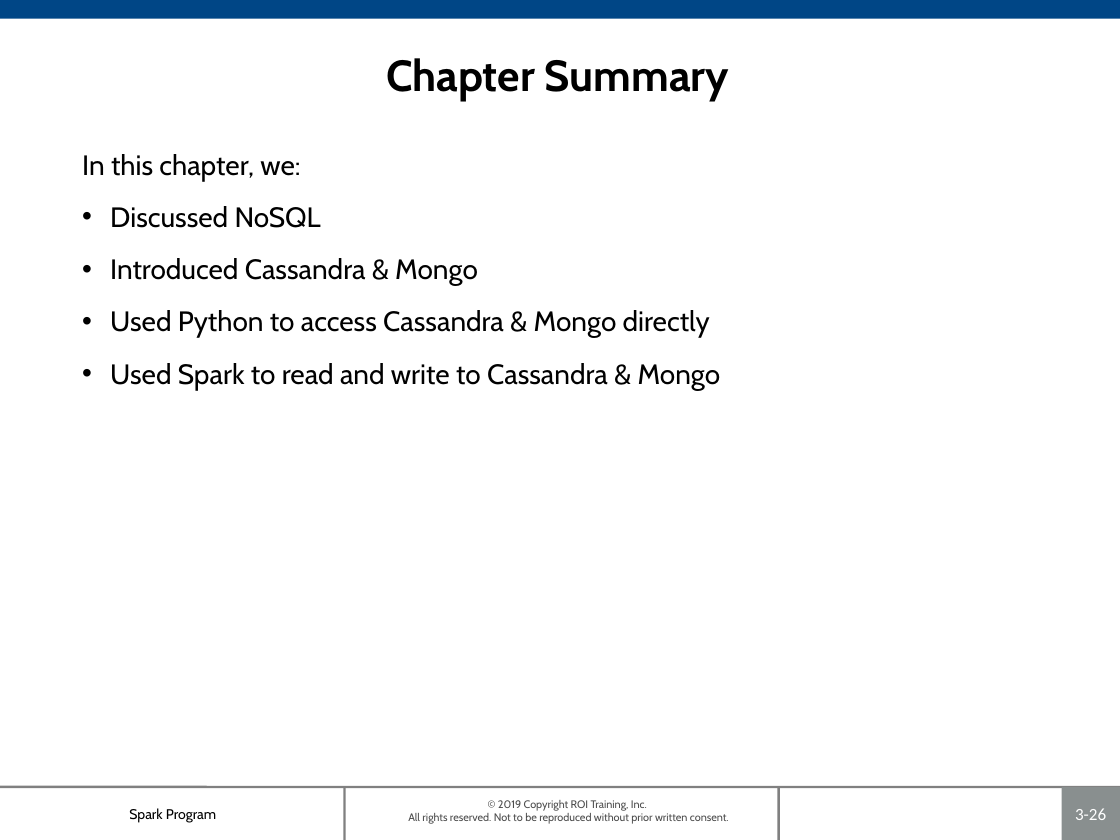
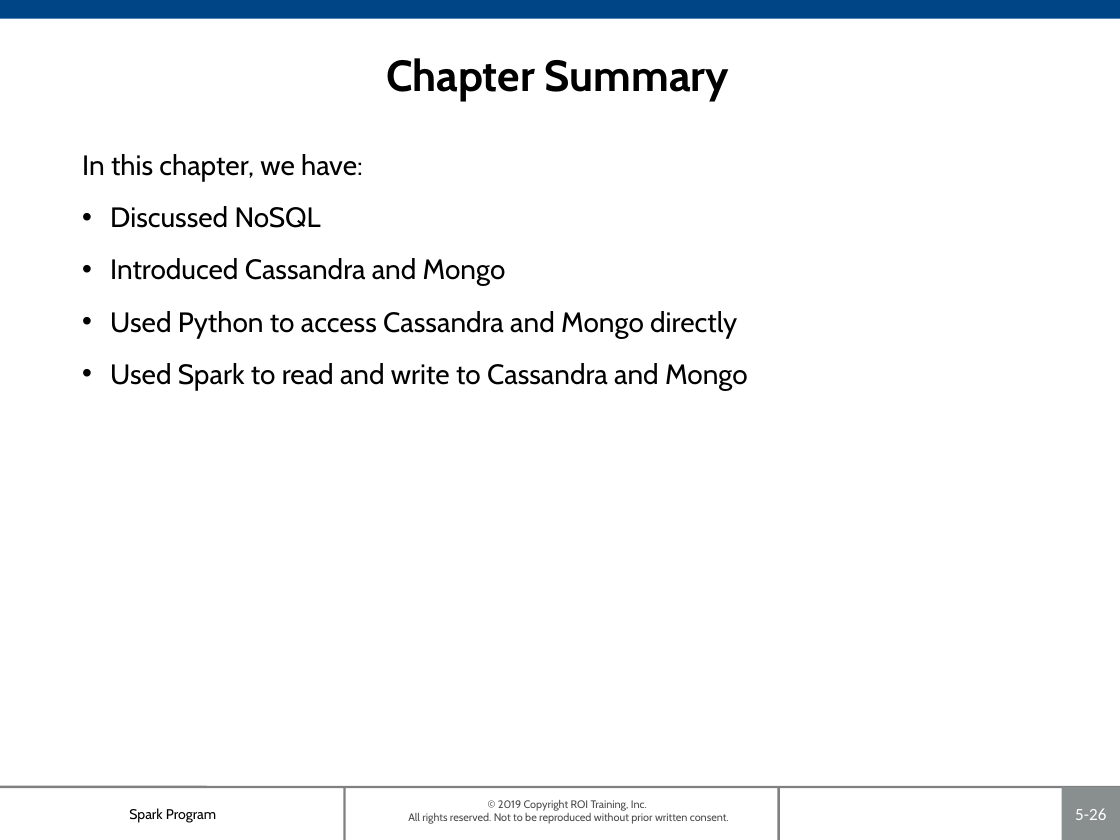
Before and after one commit to roitraining/SparkProgram, a slide deck: slide 26 of Day4/Ch05_NoSQL.pptx. Drawn at 1120x840 pixels with LibreOffice and Linux fonts; fonts in the diff are those of the drawing; background and template pictures are left out. Boxes give left, top, right and bottom in pixels: in the first picture for what was removed or moved away, otherwise in the second. Text is boxed around its words. In the diff, an @@ line names an element or a change of style, - is before the commit and + after.

```diff
--- a/Day4/Ch05_NoSQL.pptx
+++ b/Day4/Ch05_NoSQL.pptx
@@ text at (82, 154, 363, 181): text changed @@
-In this chapter, we:
+In this chapter, we have:
@@ text at (110, 258, 748, 390): text changed @@
-• Introduced Cassandra & Mongo
-• Used Python to access Cassandra & Mongo directly
-• Used Spark to read and write to Cassandra & Mongo
+• Introduced Cassandra and Mongo
+• Used Python to access Cassandra and Mongo directly
+• Used Spark to read and write to Cassandra and Mongo
@@ page number at (1075, 808, 1106, 820): text changed @@
-3-26
+5-26
```
Also in this commit, not shown: 23 other slides changed, 1 slide added, 1 slide removed, 1 other file.
